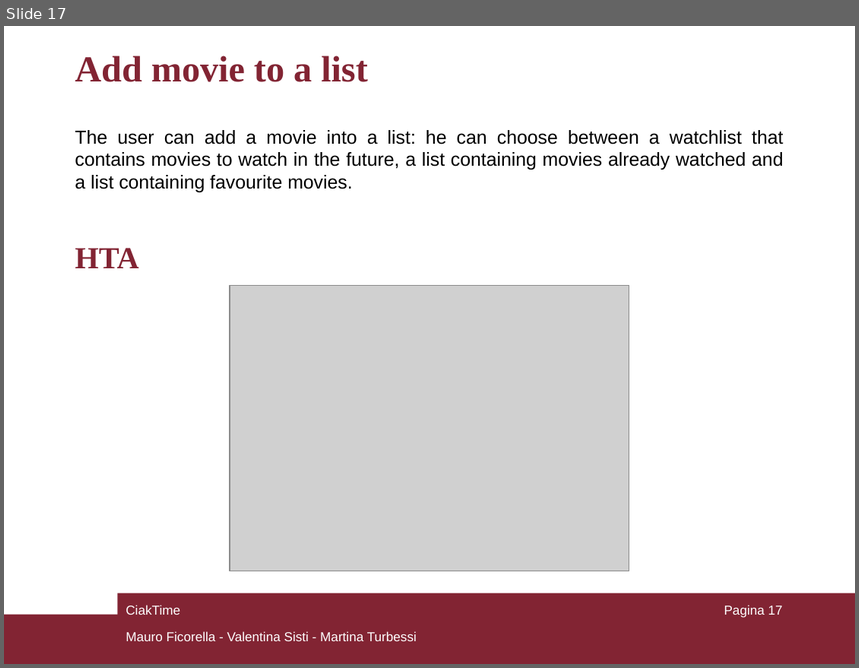
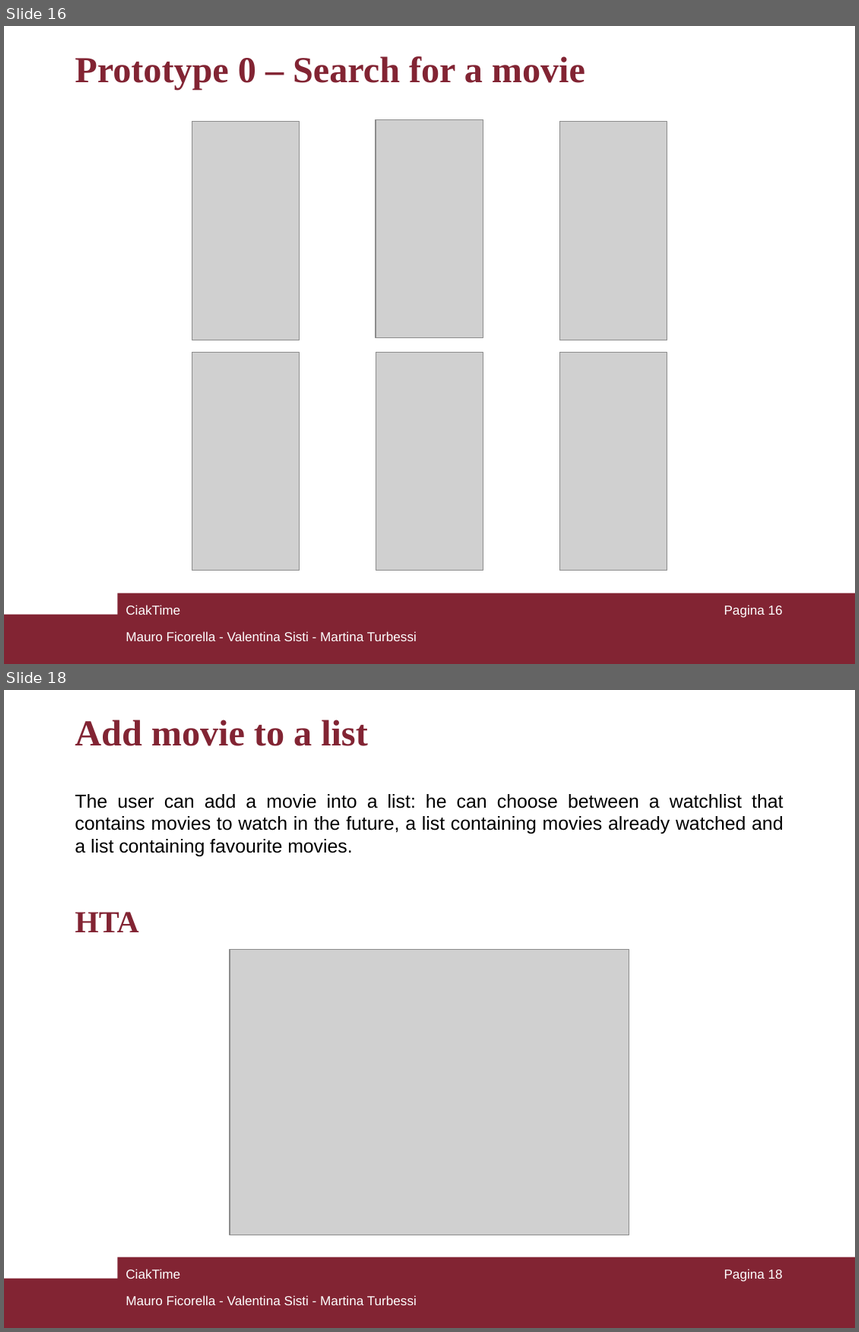
Before and after one commit to mauroficorella/Human-Computer-Interaction, a slide deck: Documentazione/CiakTime_HCI.ppt. Shown one above the other, each under a label of ours: slide 17 before the commit, slides 16 and 18 after it; the slides between them are not shown. The pictures are 859x668 and 859x1332 pixels, drawn with LibreOffice and Linux fonts; fonts in the diff are those of the drawing; grey boxes stand for pictures. Boxes give left, top, right and bottom in pixels: in the first picture for what was removed or moved away, otherwise in the second. Text is boxed around its words. In the diff, an @@ line names an element or a change of style, - is before the commit and + after.

```diff
--- a/Documentazione/CiakTime_HCI.ppt
+++ b/Documentazione/CiakTime_HCI.ppt
@@ slide 16 added at (x1=4, y1=26, x2=855, y2=664), background #FFFFFF; not listed: 2 template elements that a slide beside it also shows @@
@@ text added at (x1=75, y1=56, x2=585, y2=89), 31 pt, text #822433, bold @@
+Prototype 0 – Search for a movie
@@ group added at (x1=192, y1=119, x2=667, y2=570): 6 pictures @@
@@ text added at (x1=126, y1=605, x2=180, y2=615), 11 pt, text #FFFFFF @@
+CiakTime
@@ page number added at (x1=724, y1=605, x2=783, y2=618), 11 pt, text #FFFFFF @@
+Pagina 16
@@ text added at (x1=126, y1=632, x2=417, y2=642), 11 pt, text #FFFFFF @@
+Mauro Ficorella - Valentina Sisti - Martina Turbessi
@@ what was slide 17 is now slide 18 @@
@@ page number at (x1=724, y1=1269, x2=783, y2=1282): text changed @@
-Pagina 17
+Pagina 18
```
Also in this commit, not shown: 4 slides changed, 11 other files.
